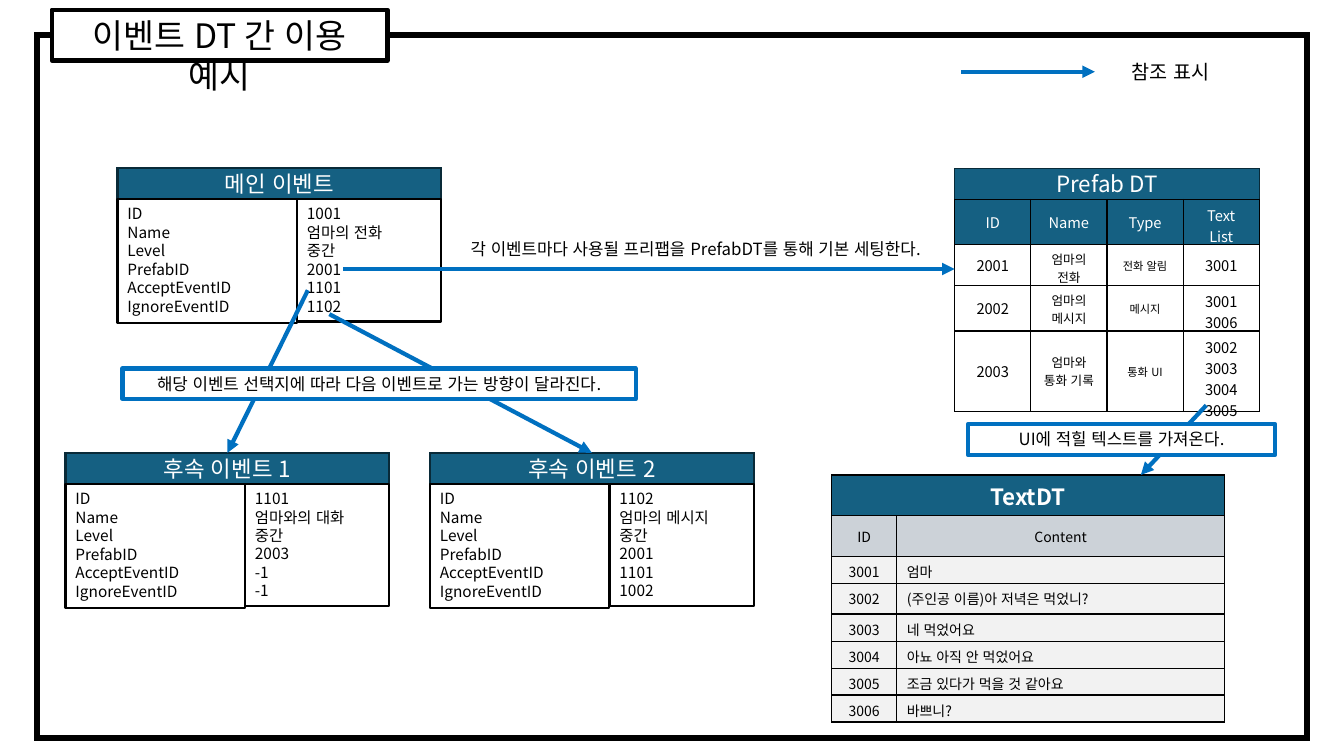
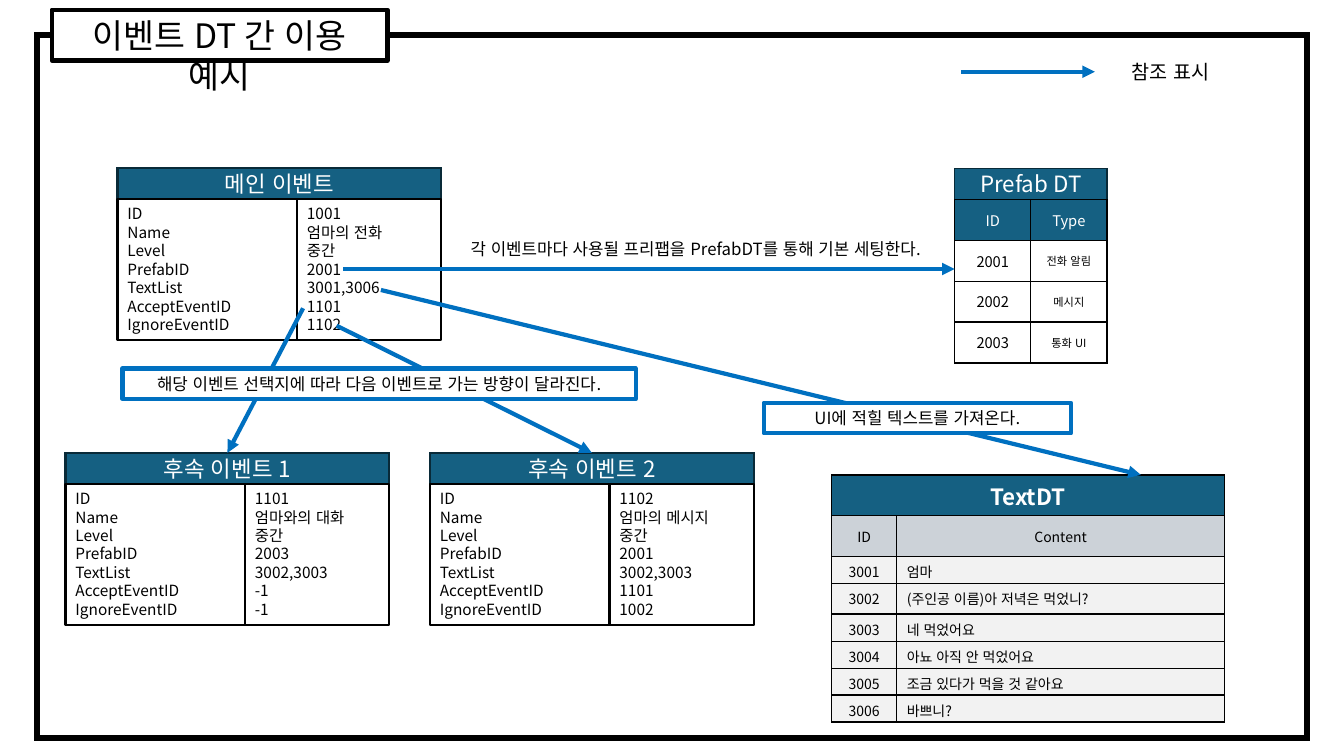
Before and after one commit to weariness00/Mandle_10Minute_Game, a slide deck: slide 4 of document/데이터테이블 문서.pptx. Drawn at 1344x756 pixels with LibreOffice and Linux fonts; fonts in the diff are those of the drawing. Boxes give left, top, right and bottom in pixels: in the first picture for what was removed or moved away, otherwise in the second. Text is boxed around its words. In the diff, an @@ line names an element or a change of style, - is before the commit and + after.

Commit message:
20250212_기획_DT문서 및 방해이벤트 수정
- 메시지 이벤트 상세 설명 기획
- Talking DT기획

```diff
--- a/document/데이터테이블 문서.pptx
+++ b/document/데이터테이블 문서.pptx
@@ rectangle "Prefab DT": place and size @@
-rectangle "Prefab DT" at [955, 168, 1259, 200]
+rectangle "Prefab DT" at [955, 168, 1107, 200]
@@ rectangle "ID": place and size @@
-rectangle "ID" at [118, 200, 297, 324]
+rectangle "ID" at [118, 200, 297, 341]
@@ rectangle "1001": place and size @@
-rectangle "1001" at [297, 200, 442, 322]
+rectangle "1001" at [297, 200, 442, 341]
@@ table at [955, 200, 1108, 363] @@
-column 2: Name | 엄마의 / 전화 | 엄마의 / 메시지 | 엄마와 / 통화 기록
-column 4: Text / List | 3001 | 3001 / 3006 | 3002 / 3003 / 3004 / 3005
@@ table: place and size @@
-table at [955, 200, 1261, 420]
+table at [955, 200, 1108, 363]
@@ text in rectangle at [127, 281, 182, 293]: paragraph added @@
+TextList
@@ text in rectangle at [307, 281, 380, 296]: paragraph added @@
+3001,3006
@@ arrow moved from (1207, 405) - (1141, 475) to (381, 290) - (1141, 475) @@
@@ arrow moved from (308, 290) - (228, 453) to (303, 309) - (228, 453) @@
@@ arrow moved from (330, 315) - (592, 453) to (337, 326) - (592, 453) @@
@@ rectangle "UI에 적힐 텍스트를 가져온다.": place and size @@
-rectangle "UI에 적힐 텍스트를 가져온다." at [968, 424, 1275, 455]
+rectangle "UI에 적힐 텍스트를 가져온다." at [764, 403, 1072, 434]
@@ rectangle "ID": place and size @@
-rectangle "ID" at [66, 484, 245, 608]
+rectangle "ID" at [66, 484, 245, 625]
@@ rectangle "1101": place and size @@
-rectangle "1101" at [245, 484, 389, 606]
+rectangle "1101" at [245, 484, 389, 625]
@@ rectangle "ID": place and size @@
-rectangle "ID" at [431, 484, 610, 608]
+rectangle "ID" at [431, 484, 610, 625]
@@ rectangle "1102": place and size @@
-rectangle "1102" at [610, 484, 754, 606]
+rectangle "1102" at [610, 484, 754, 625]
@@ text in rectangle at [75, 566, 130, 578]: paragraph added @@
+TextList
@@ text in rectangle at [255, 566, 328, 581]: paragraph added @@
+3002,3003
@@ text in rectangle at [440, 566, 495, 578]: paragraph added @@
+TextList
@@ text in rectangle at [619, 566, 692, 581]: paragraph added @@
+3002,3003
```
Also in this commit, not shown: 2 other slides changed, 3 other files.
